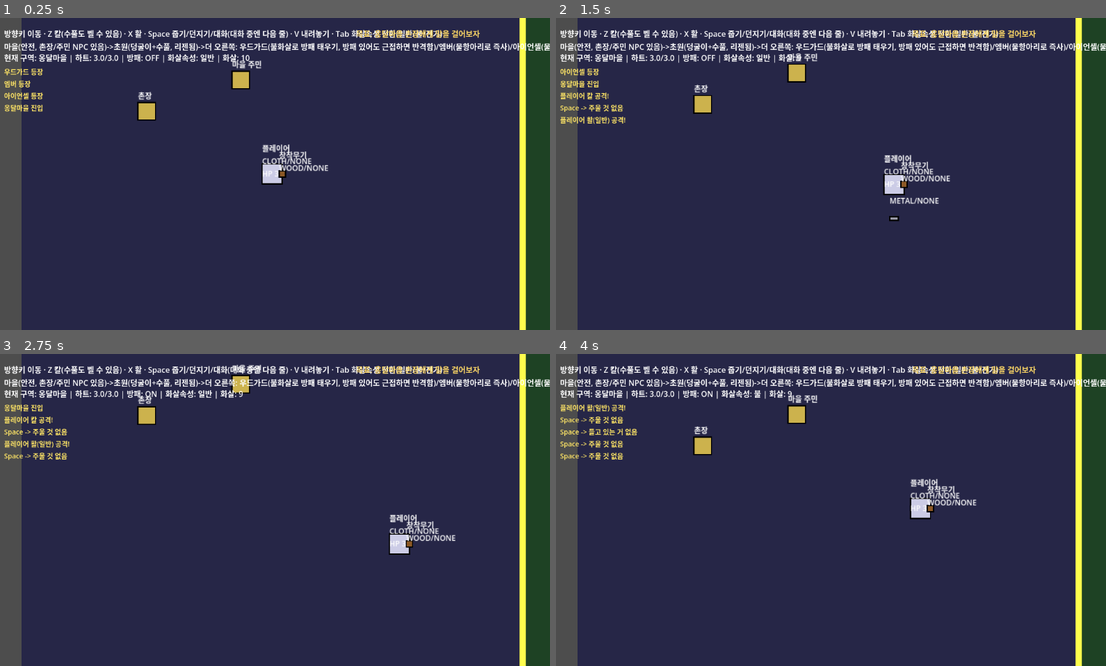
Above: before the commit, frames 1-4 (two rows, left to right).
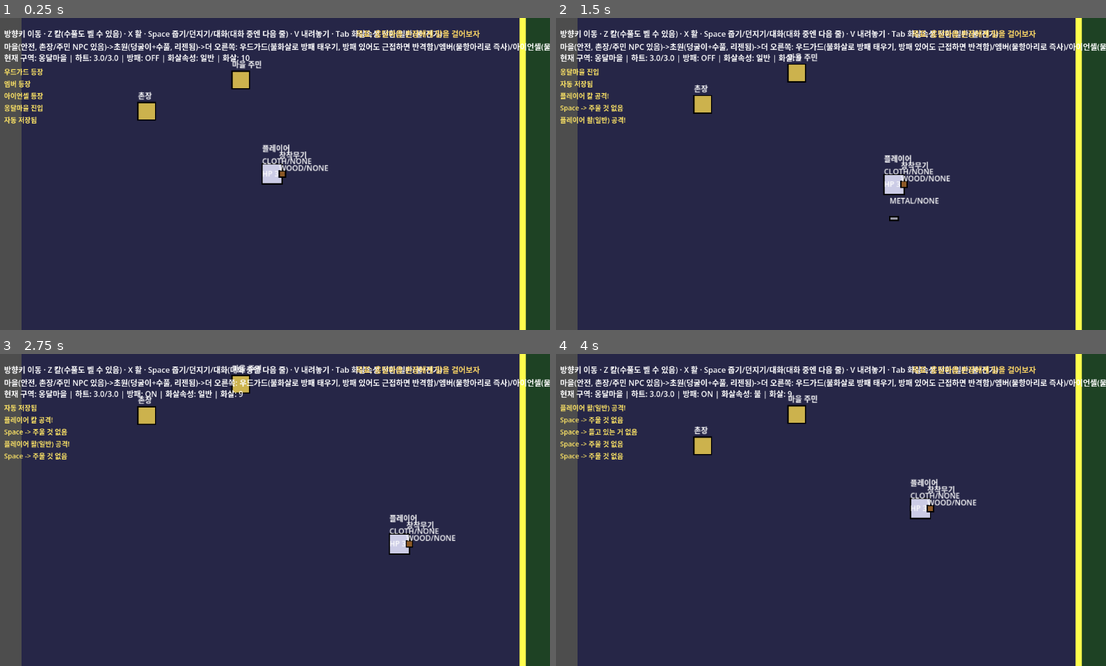
Above: after the commit, the same moments.

Repository: 50seok/ZeldaLike
Game: Godot game, scene res://scenes/world_test/world_test.tscn
Same seed, same stepped clock (60 frames per second), same inputs: the game is played once before the commit and once after it. This scene is started directly instead of the project's main scene.
Inputs:
- Up to frame 1 (0.25 s): no input
- Up to frame 2 (1.5 s): tap Enter at 0.5 s; hold Right (ui_right) 0.53-1.28 s; tap Z at 0.6 s; tap Space at 0.77 s; hold Down (ui_down) from 1.28 s (still down); tap X at 1.35 s
- Up to frame 3 (2.75 s): tap Space at 1.52 s; release Down (ui_down) at 2.03 s; hold Right (ui_right) from 2.03 s (still down); tap C at 2.1 s
- Up to frame 4 (4 s): release Right (ui_right) at 2.78 s; hold Up (ui_up) 2.78-3.53 s; tap V at 2.85 s; tap Space at 3.02, 3.77 s; hold Left (ui_left) from 3.53 s (still down); tap Tab at 3.6 s

The runs differ from the first frame. In frame 1, less than 0.1% of the frame differs, in the area x 0-7%, y 31-34%; in frame 2, 0.2%, in the area x 0-8%, y 16-23%; in frame 3, 0.1%; in frame 4, nothing differs.

Commit message:
feat: 우선순위5 - 세이브/로드(JSON 1슬롯) 추가
§3.4대로 SaveManager(오토로드) 구현:
- Player.get_save_data()/apply_save_data() - 위치/하트/도구/인벤토리 스냅샷
- StoryFlags에 to_dict/from_dict/reset 추가 - 세이브에 플래그도 포함
- world_test: 구역(WorldZone) 진입을 체크포인트로 자동저장(던전 방이 아직
  없어 '방 클리어' 대신), 씬 시작 시 저장 있으면 자동으로 이어서 시작
  (타이틀 화면 없어 M4 스코프까지 '이어하기' 대신)
- 기존 사망 시 씬 리로드 기능과 맞물려 '마지막 저장 지점에서 리스폰'(§3.6)이
  추가 코드 없이 자연히 성립

JSON 왕복 시 int가 float로 오는 특성 처리(인벤토리 수량 등 명시적 int() 변환).
검증: m3_save_test 10/10 신규(실제 JSON 파일 왕복 포함, 유저 세이브 파일은
안 건드리게 테스트 전용 경로 사용), 기존 7개 스위트 62/62 회귀 유지.

Diff:
--- a/project/project.godot
+++ b/project/project.godot
@@ -18,6 +18,7 @@
 
 ChemistryManager="*res://scripts/chemistry/chemistry_manager.gd"
 StoryFlags="*res://scripts/story/story_flags.gd"
+SaveManager="*res://scripts/story/save_manager.gd"
 
 [rendering]
 
--- /dev/null
+++ b/project/scenes/m3_save_test/m3_save_test.gd
@@ -0,0 +1,126 @@
+extends Node2D
+
+## M3 우선순위5 검증: 세이브/로드(§3.4). 플레이어 스냅샷(위치·하트·도구·인벤토리)과
+## 스토리 플래그가 실제 파일 왕복(JSON)을 거쳐 정확히 복원되는지 확인한다.
+## 실제 유저 세이브 파일을 건드리지 않게 SaveManager.save_path를 테스트 전용
+## 경로로 바꿔서 실행하고 끝나면 원복한다.
+
+const TEST_SAVE_PATH := "user://test_savegame.json"
+
+@onready var _label: Label = $DebugLabel
+
+var _log: Array[String] = []
+var _pass_count := 0
+var _fail_count := 0
+
+
+func _ready() -> void:
+	await get_tree().process_frame
+	var original_path := SaveManager.save_path
+	SaveManager.save_path = TEST_SAVE_PATH
+	await _run_all_tests()
+	SaveManager.save_path = original_path
+	if FileAccess.file_exists(TEST_SAVE_PATH):
+		DirAccess.remove_absolute(ProjectSettings.globalize_path(TEST_SAVE_PATH))
+	_print_summary()
+
+
+func _check(label: String, condition: bool) -> void:
+	if condition:
+		_pass_count += 1
+		_log.append("[PASS] %s" % label)
+	else:
+		_fail_count += 1
+		_log.append("[FAIL] %s" % label)
+	_refresh_label()
+
+
+func _refresh_label() -> void:
+	_label.text = "\n".join(_log)
+
+
+func _run_all_tests() -> void:
+	await _test_player_save_data_roundtrip()
+	await _test_save_manager_file_roundtrip()
+
+
+## 파일 I/O 없이 Player.get_save_data()/apply_save_data() 자체의 왕복만 먼저 확인.
+func _test_player_save_data_roundtrip() -> void:
+	var original := Player.new()
+	original.global_position = Vector2(555, 321)
+	original.max_hearts = 5.0
+	add_child(original)
+	await get_tree().process_frame
+	# Combatant._ready()가 add_child 시점에 hearts=max_hearts로 초기화하므로,
+	# 임의값 검증을 위한 덮어쓰기는 반드시 add_child 이후에 해야 한다(이 프로젝트에서
+	# 반복된 "add_child 전 필드 설정이 _ready()에 덮여씌워짐" 패턴 - 테스트에서도 동일).
+	original.hearts = 2.5
+	original.current_tool = Player.ToolType.ELECTRIC
+	var starting_arrows := original.inventory.get_count(ItemIds.ARROW)  # Player._ready()가 지급한 기본 화살
+	original.inventory.add(ItemIds.ARROW, 7)
+	original.inventory.add(ItemIds.SMALL_KEY, 2)
+
+	var data := original.get_save_data()
+
+	var restored := Player.new()
+	add_child(restored)
+	await get_tree().process_frame
+	restored.apply_save_data(data)
+
+	_check("A 위치 복원", restored.global_position.is_equal_approx(Vector2(555, 321)))
+	_check("A 하트/최대하트 복원", restored.hearts == 2.5 and restored.max_hearts == 5.0)
+	_check("A 도구 복원", restored.current_tool == Player.ToolType.ELECTRIC)
+	_check("A 인벤토리 복원", restored.inventory.get_count(ItemIds.ARROW) == starting_arrows + 7 and restored.inventory.get_count(ItemIds.SMALL_KEY) == 2)
+
+	original.queue_free()
+	restored.queue_free()
+	await get_tree().create_timer(0.1).timeout
+
+
+## 실제 SaveManager.save_game()/load_game() - JSON 파일 왕복까지 포함해서 확인.
+## JSON은 int도 float로 돌려주는 특성이 있어서(Godot 파서), 그 변환이 제대로
+## 처리되는지가 핵심(안 하면 인벤토리 수량이 소수로 깨짐).
+func _test_save_manager_file_roundtrip() -> void:
+	StoryFlags.reset()
+
+	var original := Player.new()
+	original.global_position = Vector2(1234, 88)
+	original.max_hearts = 4.0
+	add_child(original)
+	await get_tree().process_frame
+	original.hearts = 1.0
+	original.current_tool = Player.ToolType.FIRE
+	var starting_arrows := original.inventory.get_count(ItemIds.ARROW)
+	original.inventory.add(ItemIds.ARROW, 12)
+	StoryFlags.set_flag("save_test_flag")
+
+	SaveManager.save_game(original)
+	_check("B 저장 후 -> has_save() true", SaveManager.has_save())
+
+	StoryFlags.reset()
+	var loaded := Player.new()
+	add_child(loaded)
+	await get_tree().process_frame
+
+	var ok := SaveManager.load_game(loaded)
+	_check("B load_game() 성공", ok)
+	_check("B 위치 복원(파일 왕복)", loaded.global_position.is_equal_approx(Vector2(1234, 88)))
+	_check("B 도구 복원(파일 왕복)", loaded.current_tool == Player.ToolType.FIRE)
+	_check("B 인벤토리 수량이 정수로 복원(JSON float->int 변환)", loaded.inventory.get_count(ItemIds.ARROW) == starting_arrows + 12)
+	_check("B 스토리 플래그도 같이 복원", StoryFlags.has_flag("save_test_flag"))
+
+	original.queue_free()
+	loaded.queue_free()
+	StoryFlags.reset()
+	await get_tree().create_timer(0.1).timeout
+
+
+func _print_summary() -> void:
+	var summary := "=== M3 세이브/로드 검증: PASS %d / FAIL %d ===" % [_pass_count, _fail_count]
+	_log.append(summary)
+	_refresh_label()
+	print(summary)
+	for line in _log:
+		print(line)
+	if DisplayServer.get_name() == "headless":
+		get_tree().quit(0 if _fail_count == 0 else 1)
--- /dev/null
+++ b/project/scenes/m3_save_test/m3_save_test.tscn
@@ -0,0 +1,13 @@
+[gd_scene load_steps=2 format=3]
+
+[ext_resource type="Script" path="res://scenes/m3_save_test/m3_save_test.gd" id="1"]
+
+[node name="M3SaveTest" type="Node2D"]
+script = ExtResource("1")
+
+[node name="DebugLabel" type="Label" parent="."]
+offset_left = 20.0
+offset_top = 20.0
+offset_right = 780.0
+offset_bottom = 500.0
+text = "M3 세이브/로드 검증 씬 로딩 중..."
--- a/project/scenes/world_test/world_test.gd
+++ b/project/scenes/world_test/world_test.gd
@@ -96,7 +96,14 @@
 	_zone_ctrl.zones = [village, grassland]
 	add_child(_zone_ctrl)
 	_zone_ctrl.setup(camera, _player)
-	_zone_ctrl.zone_changed.connect(func(zone): _log("%s 진입" % (zone.zone_name if zone else "경계 밖")))
+	# §3.4 세이브 - 던전 방이 아직 없어(우선순위6) "방 클리어 시 자동저장" 대신
+	# 구역 진입을 체크포인트로 쓴다. 죽으면 씬을 리로드하는 기존 기능과 맞물려
+	# "마지막 저장 지점에서 리스폰"(§3.6)이 추가 코드 없이 자연히 성립한다.
+	_zone_ctrl.zone_changed.connect(func(zone):
+		_log("%s 진입" % (zone.zone_name if zone else "경계 밖"))
+		SaveManager.save_game(_player)
+		_log("자동 저장됨")
+	)
 
 	var sp1 := SpawnPoint.new()
 	sp1.entity_type = "vine"
@@ -159,6 +166,12 @@
 	item_mgr.field_cap = 2
 	add_child(item_mgr)
 	item_mgr.setup(camera)
+
+	# 타이틀 화면이 아직 없어(M4 스코프) "이어하기"를 씬 시작 시 자동 적용으로 대신한다 -
+	# 저장이 있으면 플레이어 상태+스토리 플래그를 여기서 덮어쓴다.
+	if SaveManager.has_save():
+		SaveManager.load_game(_player)
+		_log("저장된 게임을 이어서 불러왔습니다")
 
 	# 우선순위4(NPC 대화 + 스토리 플래그, §3.4) - 기능 NPC 1(촌장, sets_flag)과
 	# 주민 NPC 1(requires_flag로 대사 교체)만 배치해 메커니즘을 확인한다.
--- a/project/scripts/combat/player.gd
+++ b/project/scripts/combat/player.gd
@@ -227,3 +227,32 @@
 func _on_weapon_destroyed() -> void:
 	print("무기가 불타 사라졌다!")
 	_equipped_weapon = null
+
+
+## §3.4 세이브 시스템(SaveManager)이 그대로 저장/복원하는 스냅샷. 방패on/off·현재
+## 들고있는 투척물처럼 순간적인 상태는 제외 - 다시 시작해도 자연스럽게 리셋되면 됨.
+func get_save_data() -> Dictionary:
+	return {
+		"position": [global_position.x, global_position.y],
+		"hearts": hearts,
+		"max_hearts": max_hearts,
+		"current_tool": current_tool,
+		"inventory": inventory.to_dict(),
+	}
+
+
+## JSON을 거쳐온 데이터는 정수도 float로 들어오므로(Godot JSON 파서 특성),
+## 인벤토리 수량·도구 enum처럼 int가 필요한 값은 명시적으로 int() 변환한다.
+func apply_save_data(data: Dictionary) -> void:
+	var pos: Array = data.get("position", [])
+	if pos.size() == 2:
+		global_position = Vector2(pos[0], pos[1])
+	max_hearts = data.get("max_hearts", max_hearts)
+	hearts = data.get("hearts", hearts)
+	current_tool = int(data.get("current_tool", current_tool))
+
+	var raw_inventory: Dictionary = data.get("inventory", {})
+	var int_inventory: Dictionary = {}
+	for item_id in raw_inventory:
+		int_inventory[item_id] = int(raw_inventory[item_id])
+	inventory.from_dict(int_inventory)
--- /dev/null
+++ b/project/scripts/story/save_manager.gd
@@ -0,0 +1,41 @@
+extends Node
+
+## §3.4 세이브/로드 — JSON 1슬롯(user://). 타이틀 화면이 아직 없어서(M4 스코프)
+## "이어하기"는 씬 시작 시 저장이 있으면 자동으로 적용하는 것으로 대신한다.
+## "방 클리어 시 자동저장"은 현재 스코프엔 던전 방이 없어 구역(WorldZone) 진입을
+## 체크포인트로 대신 쓴다 - 던전이 생기면(우선순위6) 방 클리어 시점 호출만 추가하면 됨.
+##
+## save_path를 const가 아니라 var로 둔 이유: 자동테스트가 실제 유저 세이브 파일을
+## 덮어쓰지 않도록 테스트 중에만 다른 경로로 바꿔치기할 수 있게 하기 위함.
+
+var save_path: String = "user://savegame.json"
+
+
+func save_game(player: Player) -> void:
+	var data := {
+		"player": player.get_save_data(),
+		"story_flags": StoryFlags.to_dict(),
+	}
+	var file := FileAccess.open(save_path, FileAccess.WRITE)
+	if file == null:
+		push_error("SaveManager: 저장 실패 - %s" % FileAccess.get_open_error())
+		return
+	file.store_string(JSON.stringify(data))
+
+
+func has_save() -> bool:
+	return FileAccess.file_exists(save_path)
+
+
+func load_game(player: Player) -> bool:
+	if not has_save():
+		return false
+	var file := FileAccess.open(save_path, FileAccess.READ)
+	if file == null:
+		return false
+	var parsed = JSON.parse_string(file.get_as_text())
+	if typeof(parsed) != TYPE_DICTIONARY:
+		return false
+	player.apply_save_data(parsed.get("player", {}))
+	StoryFlags.from_dict(parsed.get("story_flags", {}))
+	return true
--- a/project/scripts/story/story_flags.gd
+++ b/project/scripts/story/story_flags.gd
@@ -18,3 +18,17 @@
 
 func has_flag(flag_name: String) -> bool:
 	return _flags.get(flag_name, false)
+
+
+## 세이브 시스템(SaveManager)이 그대로 직렬화/복원하는 용도.
+func to_dict() -> Dictionary:
+	return _flags.duplicate()
+
+
+func from_dict(data: Dictionary) -> void:
+	_flags = data.duplicate()
+
+
+## 새 게임 시작 시 이전 실행의 잔여 플래그를 지우는 용도(테스트에서도 사용).
+func reset() -> void:
+	_flags.clear()
Not shown, added: project/scenes/m3_save_test/m3_save_test.gd.uid
Not shown, added: project/scripts/story/save_manager.gd.uid
